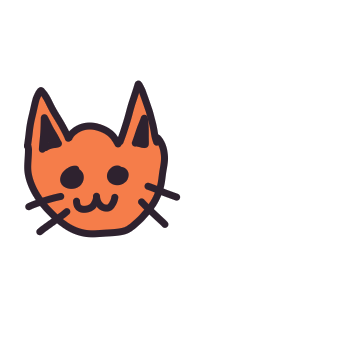
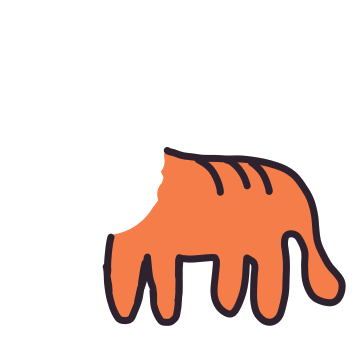
Layer changes from the first 360 × 360 image to the second:
hid "Paint Layer 3" over [24, 80, 192, 256]
showed "Paint Layer 4", painted on it over [64, 128, 346, 326]
hid "Copy of Paint Layer 5" over [24, 80, 346, 326]
showed "Paint Layer 5" over [24, 80, 346, 326]
